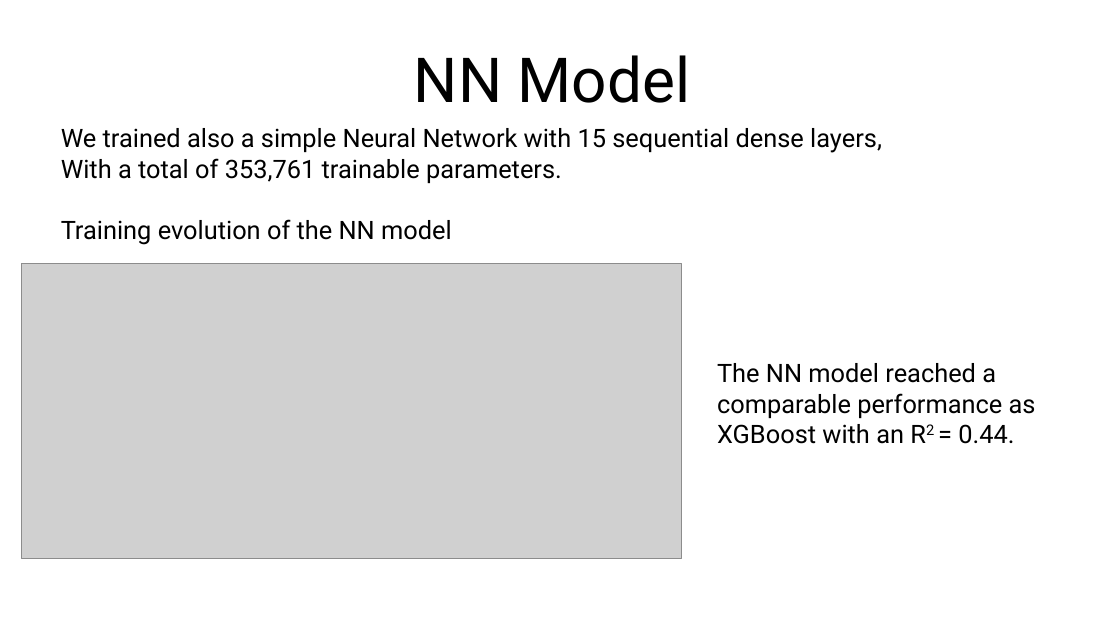
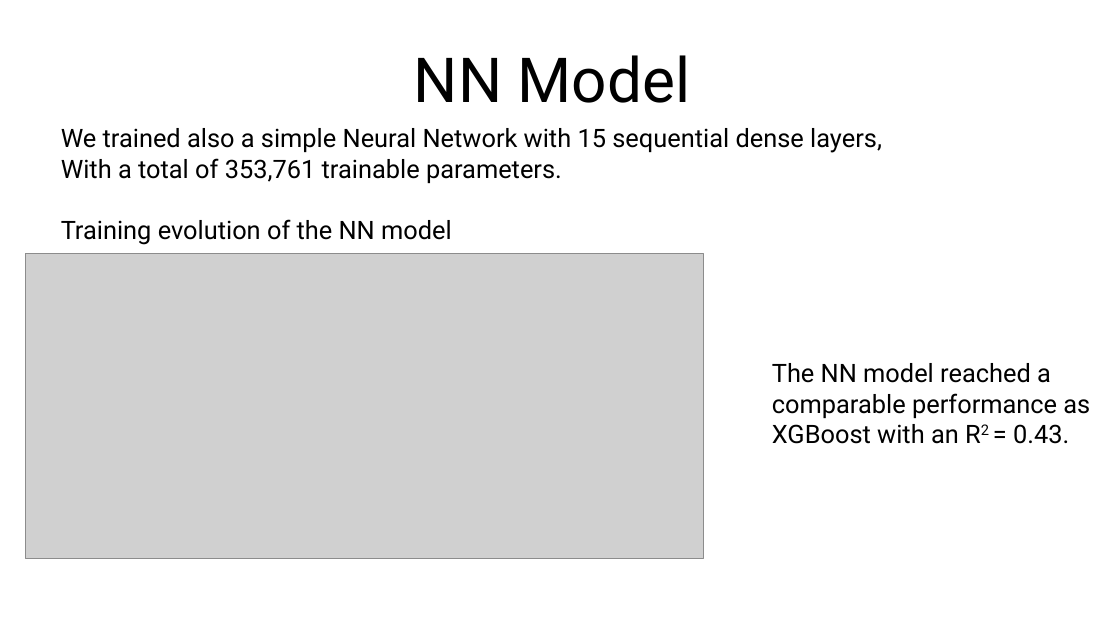
Before and after one commit to abourang/Zillow, a slide deck: slide 9 of presentation/Presentation.odp (slide 8 before the commit). Drawn at 1120x630 pixels with LibreOffice and Linux fonts; fonts in the diff are those of the drawing; grey boxes stand for pictures. Boxes give left, top, right and bottom in pixels: in the first picture for what was removed or moved away, otherwise in the second. Text is boxed around its words. In the diff, an @@ line names an element or a change of style, - is before the commit and + after.

```diff
--- a/presentation/Presentation.odp
+++ b/presentation/Presentation.odp
@@ picture: place and size @@
-picture at (21, 264, 682, 559)
+picture at (25, 254, 703, 559)
@@ text at (772, 363, 1090, 444): text changed @@
-The NN model reached a comparable performance as XGBoost with an R2 = 0.44.
+The NN model reached a comparable performance as XGBoost with an R2 = 0.43.
```
Also in this commit, not shown: 5 other slides changed, 1 slide added, 3 other files.
